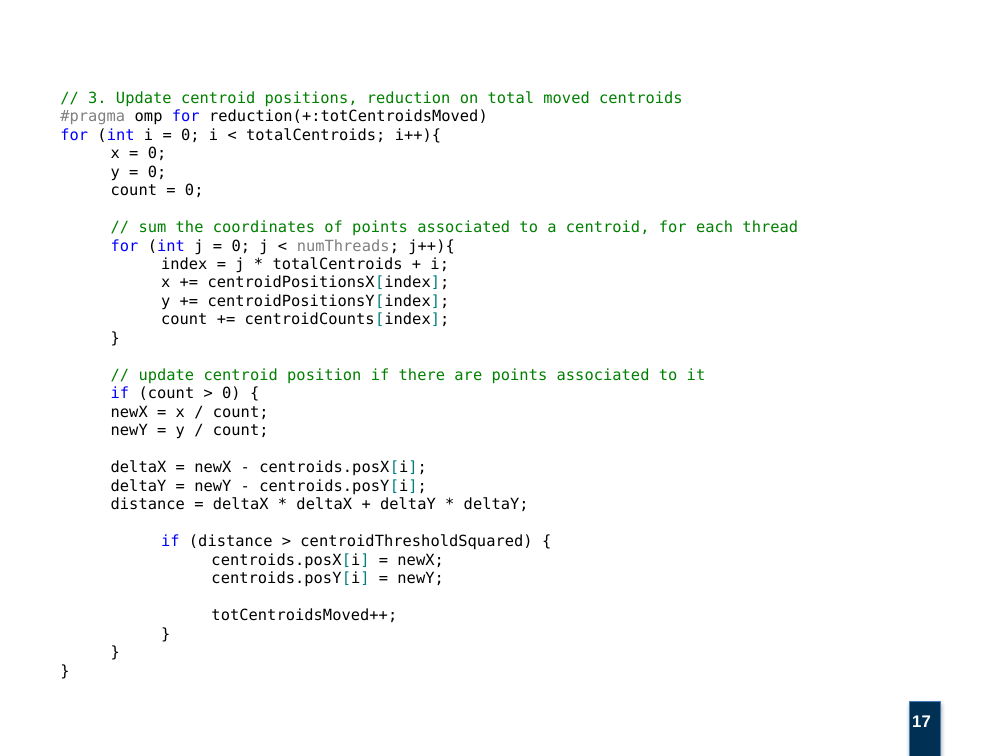
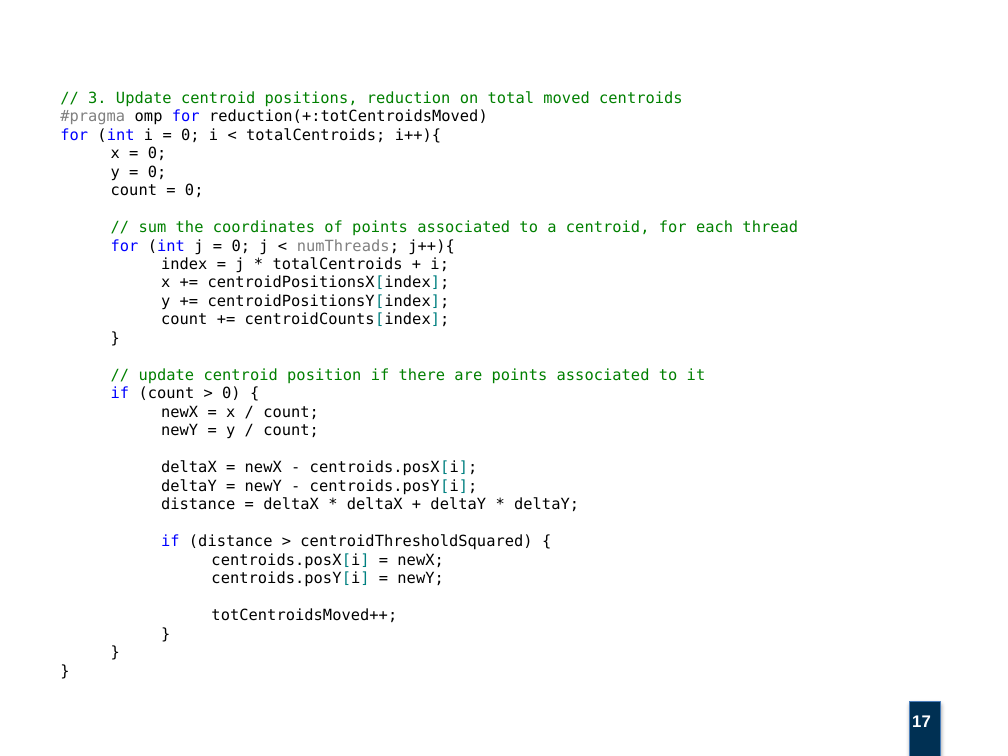
Before and after one commit to Pikerozzo/openmp-kmeans, a slide deck: slide 17 of docs/K-Means con OpenMP.pptx. Drawn at 1008x756 pixels with LibreOffice and Linux fonts; fonts in the diff are those of the drawing; background and template pictures are left out. Boxes give left, top, right and bottom in pixels: in the first picture for what was removed or moved away, otherwise in the second. Text is boxed around its words. In the diff, an @@ line names an element or a change of style, - is before the commit and + after.

```diff
--- a/docs/K-Means con OpenMP.pptx
+++ b/docs/K-Means con OpenMP.pptx
@@ text at box(161, 405, 579, 512): list level 3 to 4 in "newX = x / count;"; list level 3 to 4 in "newY = y / count;"; list level 3 to 4 in "deltaX = newX - centroids.posX[i];"; list level 3 to 4 in "deltaY = newY - centroids.posY[i];"; list level 3 to 4 in "distance = deltaX * deltaX ..." @@
```
Also in this commit, not shown: 24 other slides changed.
